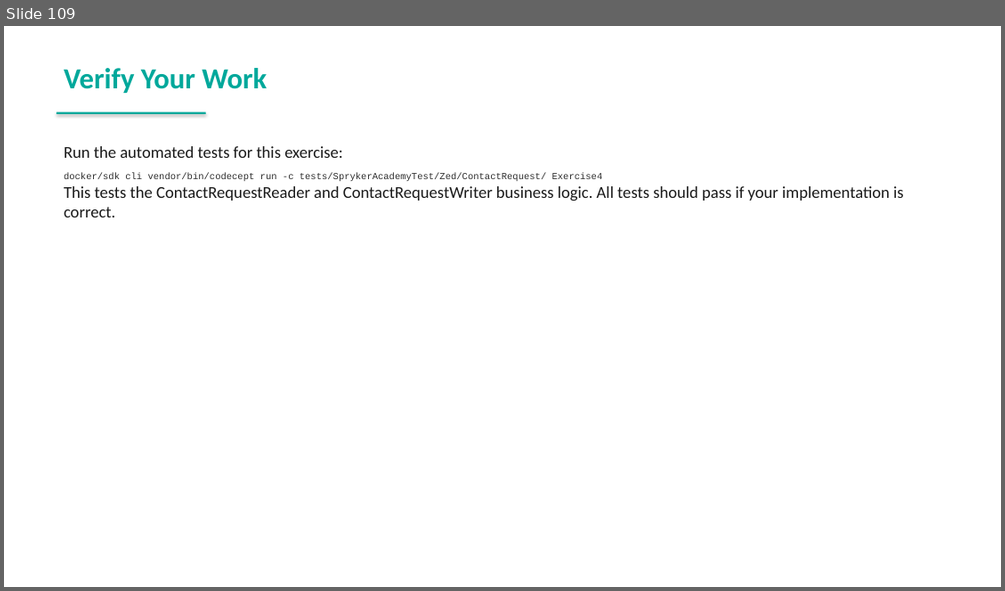
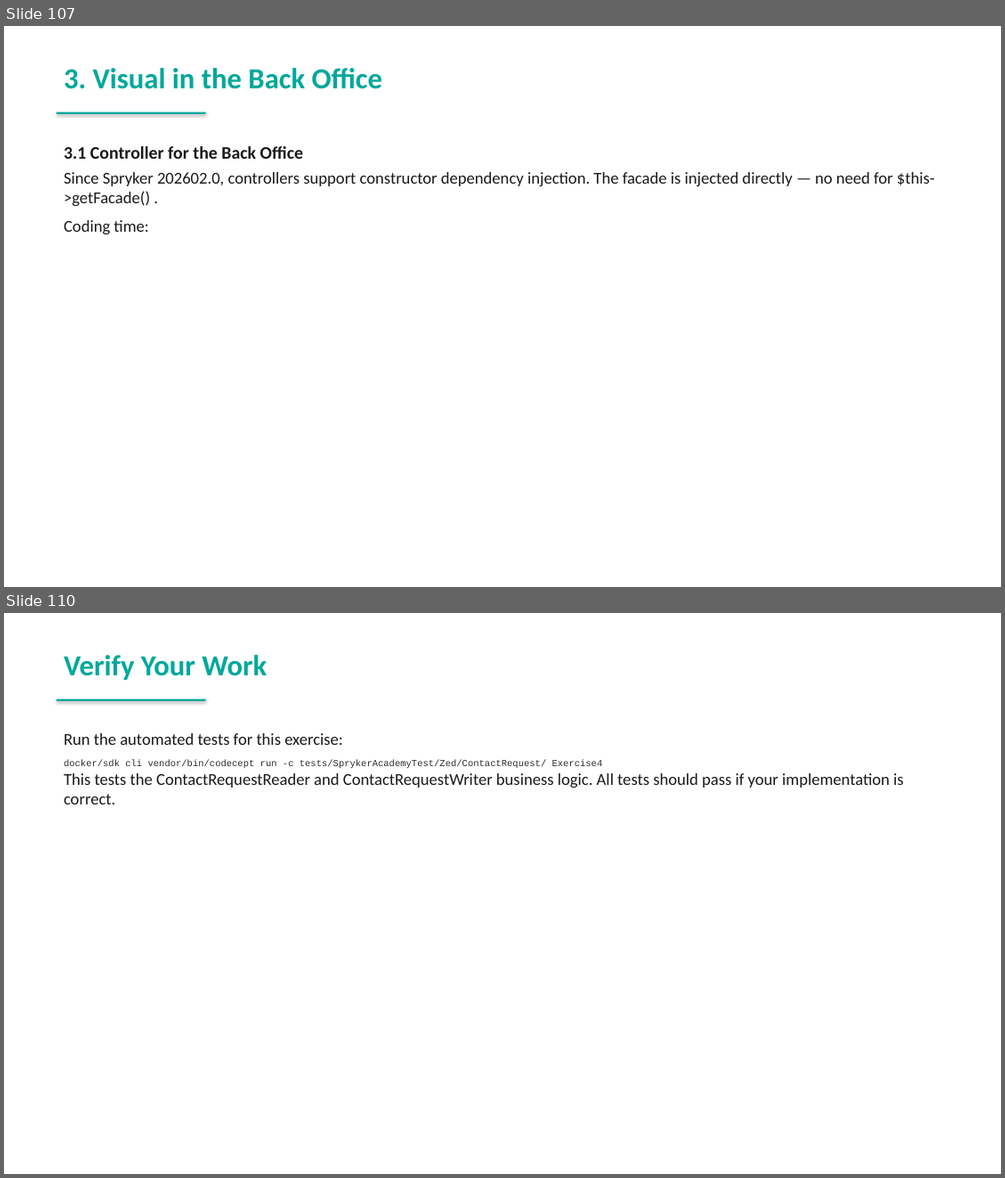
Before and after one commit to spryker-academy/instructor-exercises, a slide deck: guides-pptx/spryker-academy-fundamental.pptx. Shown one above the other, each under a label of ours: slide 109 before the commit, slides 107 and 110 after it; the slides between them are not shown. The pictures are 1005x591 and 1005x1178 pixels, drawn with LibreOffice and Linux fonts; fonts in the diff are those of the drawing. Boxes give left, top, right and bottom in pixels: in the first picture for what was removed or moved away, otherwise in the second. Text is boxed around its words. In the diff, an @@ line names an element or a change of style, - is before the commit and + after.

Commit message:
fix: regenerate PowerPoint guides from updated HTML
- Synced spryker-academy-fundamental.pptx with HTML guides
- Synced spryker-academy-professional.pptx with HTML guides

```diff
--- a/guides-pptx/spryker-academy-fundamental.pptx
+++ b/guides-pptx/spryker-academy-fundamental.pptx
@@ slide 107 added at (x1=4, y1=26, x2=1001, y2=587), background #FFFFFF @@
@@ text added at (x1=64, y1=68, x2=382, y2=89), 28 pt, text #00A89B, bold @@
+3. Visual in the Back Office
@@ rectangle added at (x1=57, y1=112, x2=206, y2=114), fill #00A89B @@
@@ text added at (x1=64, y1=146, x2=935, y2=234), 16 pt, text #1A1A1A @@
+3.1 Controller for the Back Office
+Since Spryker 202602.0, controllers support constructor dependency injection. The facade is injected directly — no need for $this->getFacade() .
+Coding time:
@@ what was slide 109 is now slide 110 @@
```
Also in this commit, not shown: 10 slides changed, 1 other file.
